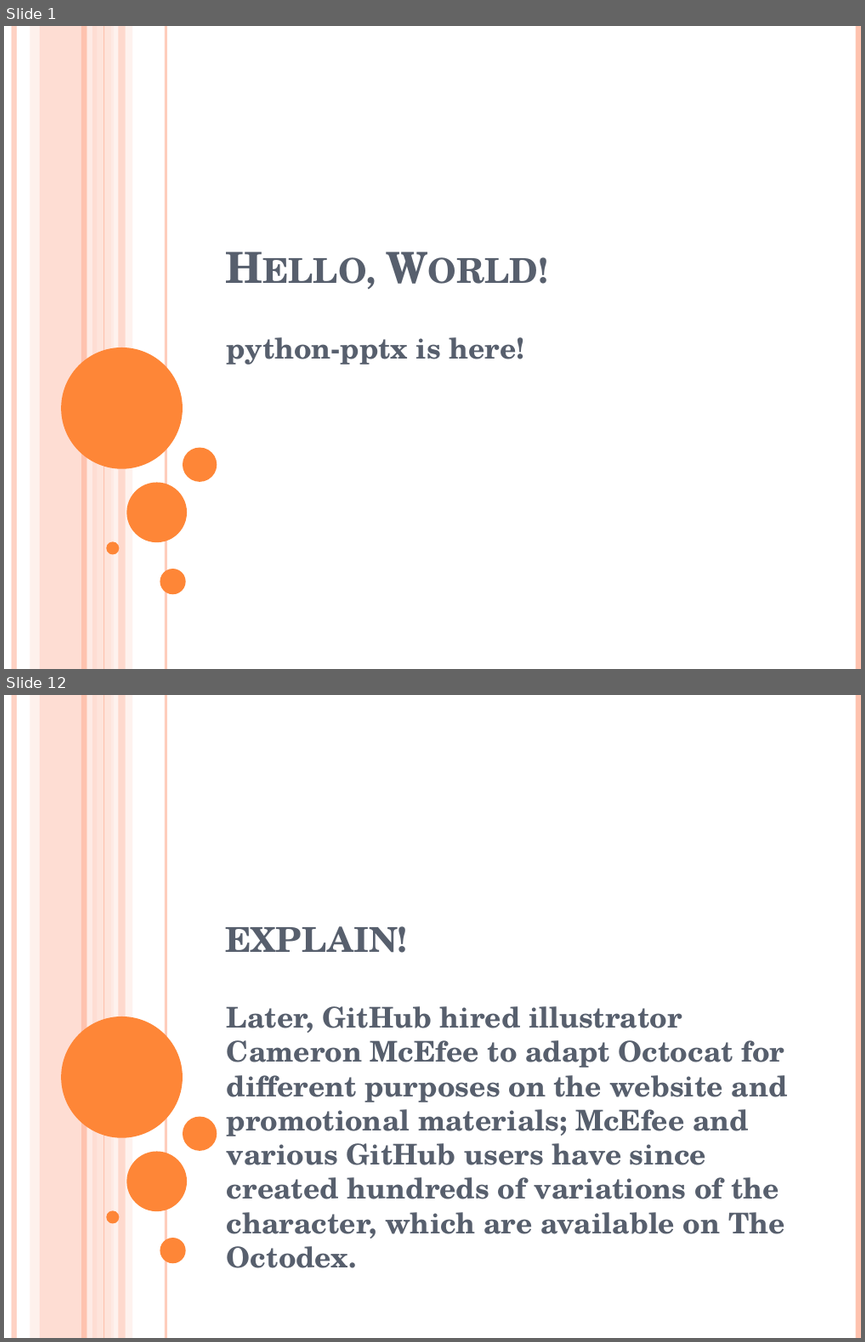
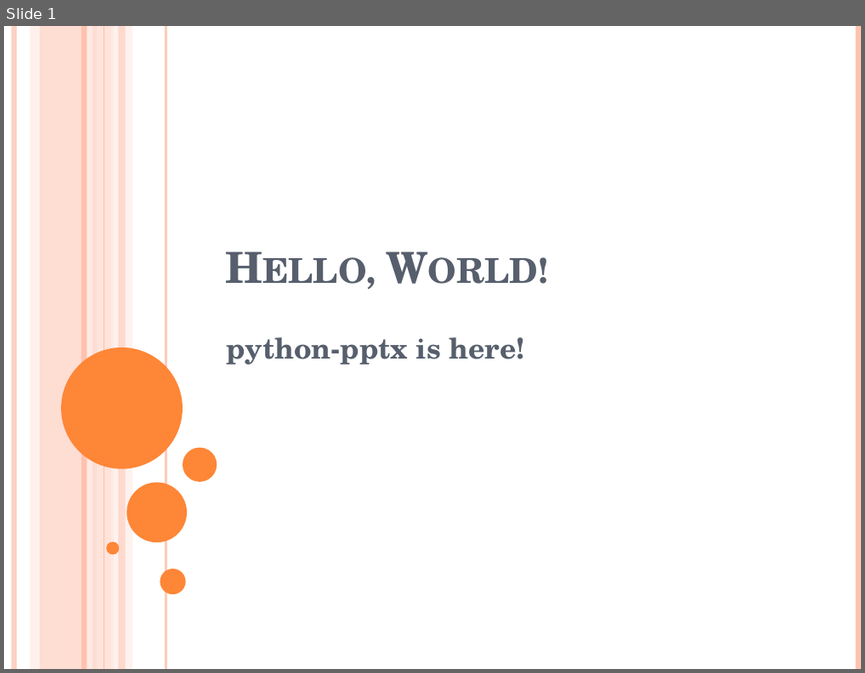
Before and after one commit to surabhi5/instant-ppt, a slide deck: name1.pptx. Shown one above the other, each under a label of ours: slides 1 and 12 before the commit, slide 1 after it; the slides between them are not shown. The pictures are 865x1342 and 865x673 pixels, drawn with LibreOffice and Linux fonts; fonts in the diff are those of the drawing. Boxes give left, top, right and bottom in pixels: in the first picture for what was removed or moved away, otherwise in the second. Text is boxed around its words. In the diff, an @@ line names an element or a change of style, - is before the commit and + after.

```diff
--- a/name1.pptx
+++ b/name1.pptx
@@ slide 12 removed at (4,695,861,1338), background #FFFFFF; not listed: 16 template elements that a slide beside it also shows @@
@@ title removed at (225,926,408,953) @@
-explain!
@@ subtitle removed at (227,1006,788,1268) @@
-Later, GitHub hired illustrator Cameron McEfee to adapt Octocat for different purposes on the website and promotional materials; McEfee and various GitHub users have since created hundreds of variations of the character, which are available on The Octodex.
```
Also in this commit, not shown: 2 slides changed, 33 slides added, 15 other slides removed, 8 other files.
